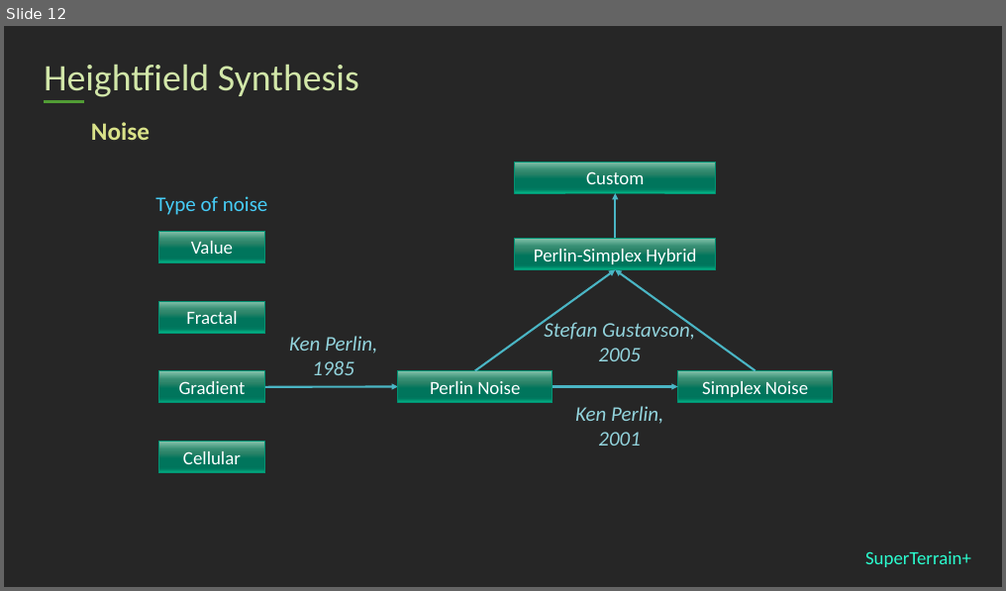
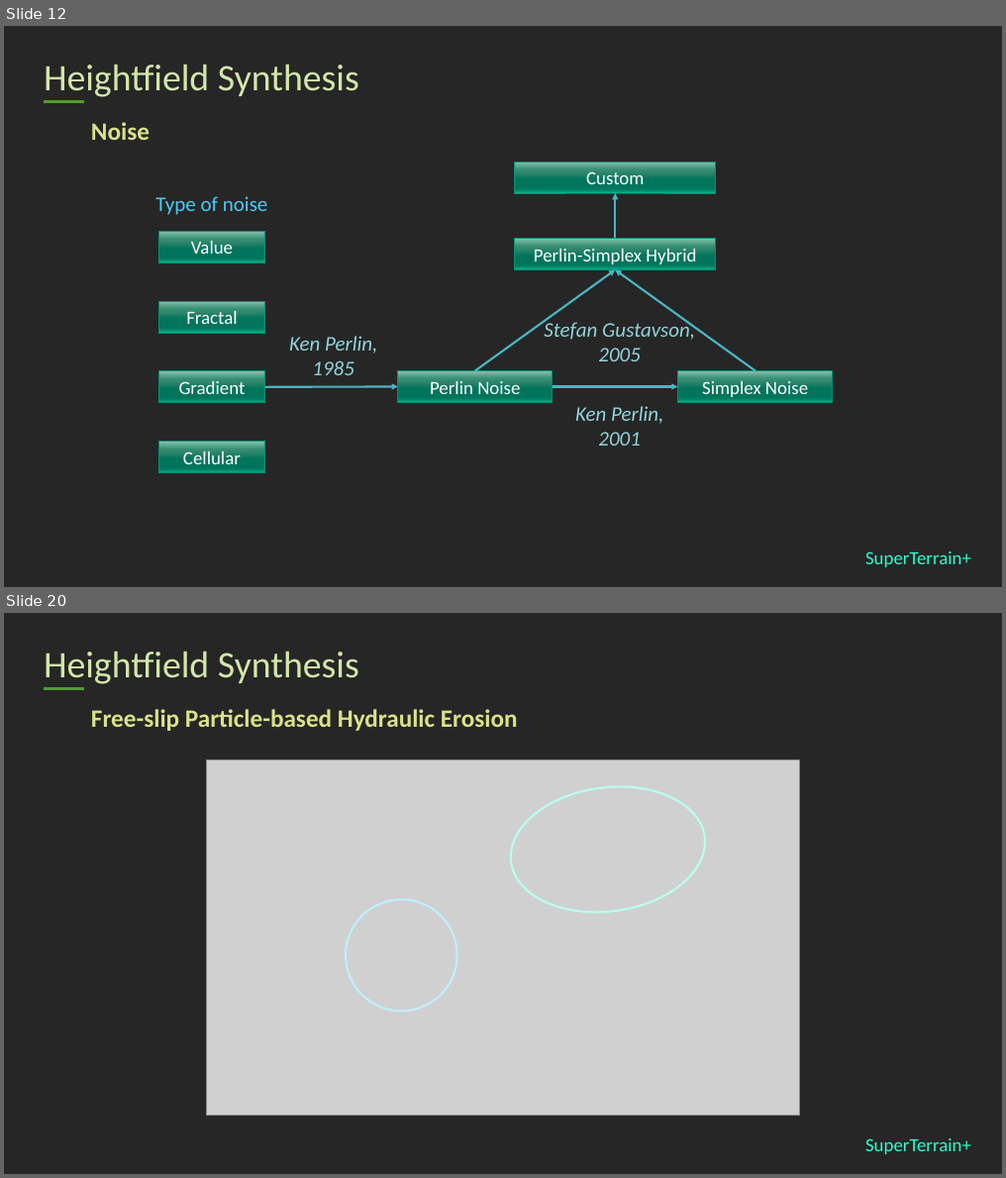
Before and after one commit to stephen-hqxu/superterrainplus, a slide deck: Report/Presentation/stephen-presentation.pptx. Shown one above the other, each under a label of ours: slide 12 before the commit, slides 12 and 20 after it; the slides between them are not shown. The pictures are 1006x591 and 1006x1178 pixels, drawn with LibreOffice and Linux fonts; fonts in the diff are those of the drawing; grey boxes stand for pictures. Boxes give left, top, right and bottom in pixels: in the first picture for what was removed or moved away, otherwise in the second. Text is boxed around its words. In the diff, an @@ line names an element or a change of style, - is before the commit and + after.

```diff
--- a/Report/Presentation/stephen-presentation.pptx
+++ b/Report/Presentation/stephen-presentation.pptx
@@ slide 20 added at bbox=[4, 613, 1002, 1174], background #262626; not listed: 2 template elements that a slide beside it also shows @@
@@ title added at bbox=[44, 651, 359, 684], 36 pt, text #D2E7A9 @@
+Heightfield Synthesis
@@ text added at bbox=[91, 709, 518, 731], 24 pt, text #D9E289, bold @@
+Free-slip Particle-based Hydraulic Erosion
@@ picture added at bbox=[206, 761, 800, 1115] @@
@@ ellipse added at bbox=[503, 775, 713, 924], outline #B8FEEF 2 pt @@
@@ ellipse added at bbox=[346, 900, 456, 1011], outline #C1EEFC 2 pt @@
```
Also in this commit, not shown: 2 slides changed, 14 other slides added, 17 other files.
